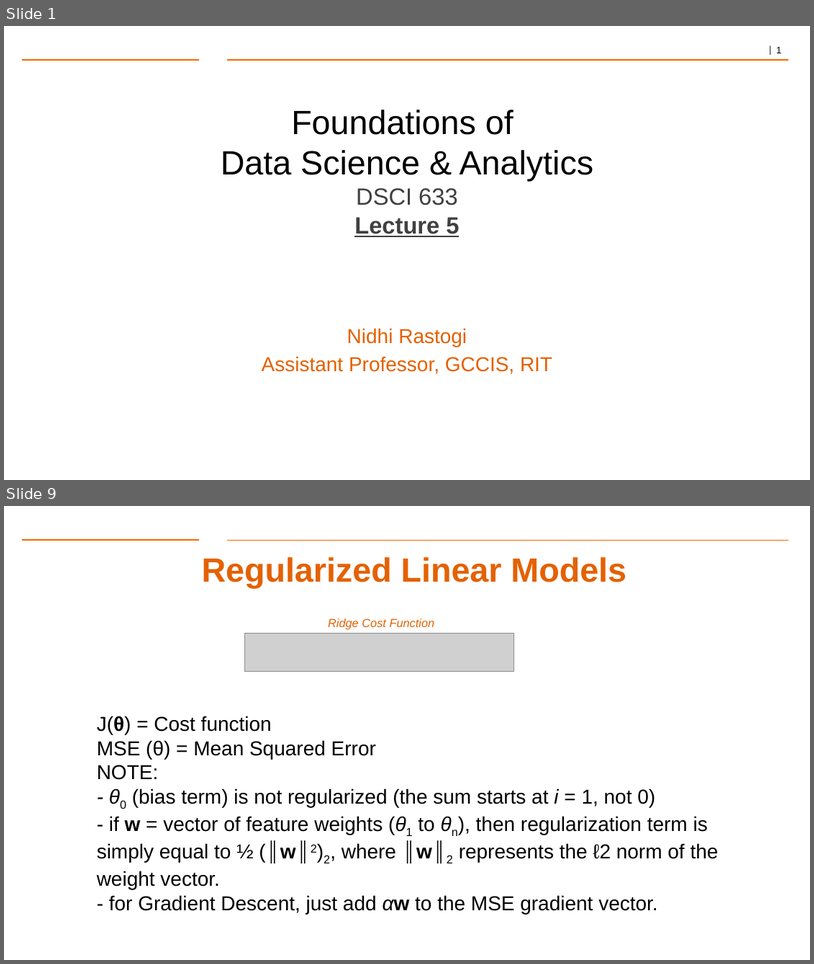
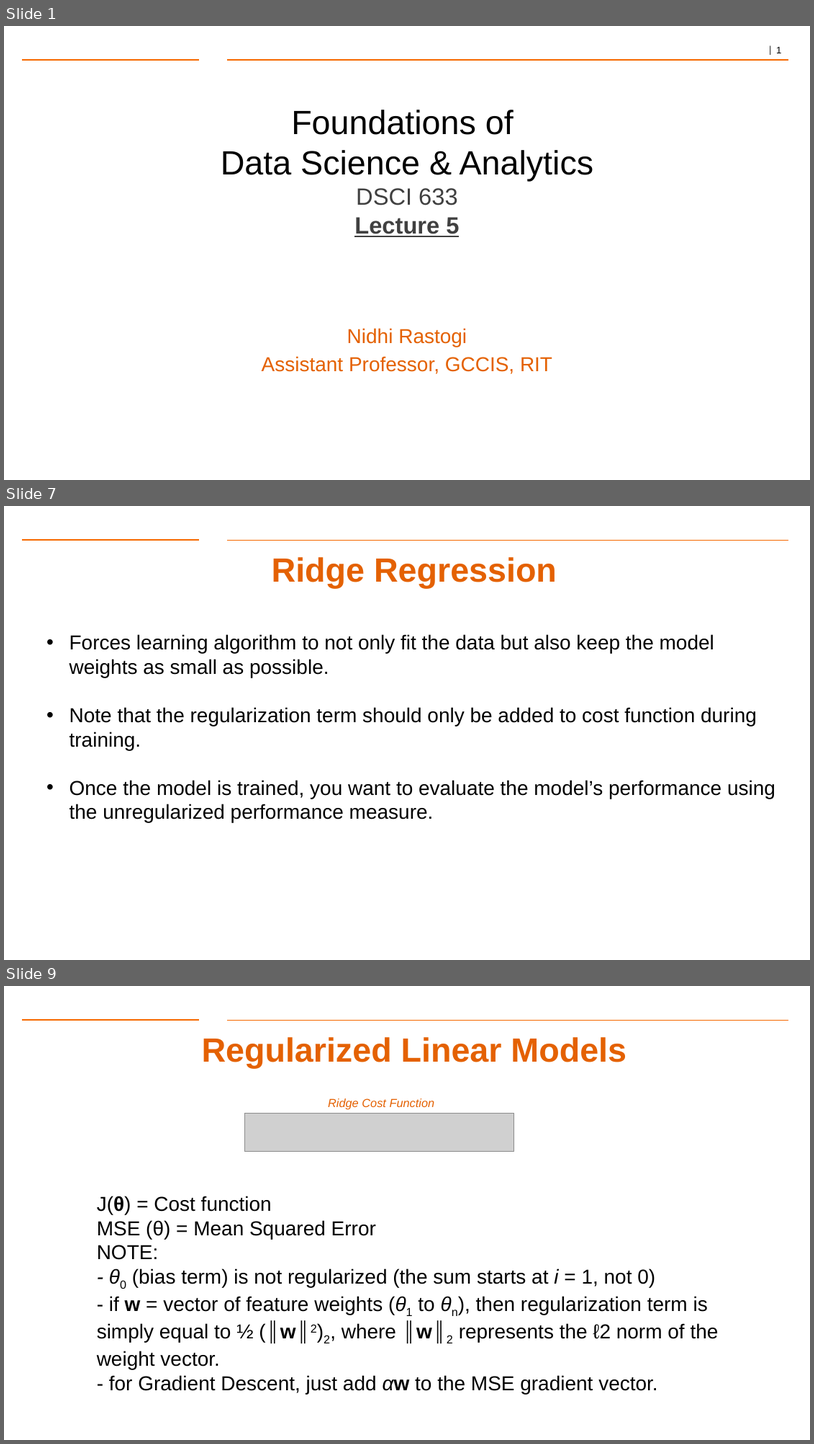
Before and after one commit to aiforsec/RIT-DSCI-633-FDS, a slide deck: Syllabus/Lecture05/Lec05.pptx. Shown one above the other, each under a label of ours: slides 1 and 9 before the commit, slides 1, 7 and 9 after it; the slides between them are not shown. The pictures are 814x964 and 814x1444 pixels, drawn with LibreOffice and Linux fonts; fonts in the diff are those of the drawing; grey boxes stand for pictures; background and template pictures are left out. Boxes give left, top, right and bottom in pixels: in the first picture for what was removed or moved away, otherwise in the second. Text is boxed around its words. In the diff, an @@ line names an element or a change of style, - is before the commit and + after.

```diff
--- a/Syllabus/Lecture05/Lec05.pptx
+++ b/Syllabus/Lecture05/Lec05.pptx
@@ slide 7 added at (4,506,810,960), background #FFFFFF; not listed: 2 template elements that a slide beside it also shows @@
@@ title added at (272,557,557,589), 40 pt, text #E46102, bold @@
+Ridge Regression
@@ text added at (70,634,776,823), 24 pt, text #000000 @@
+• Forces learning algorithm to not only fit the data but also keep the model weights as small as possible.
+• Note that the regularization term should only be added to cost function during training.
+• Once the model is trained, you want to evaluate the model’s performance using the unregularized performance measure.
```
Also in this commit, not shown: 7 slides changed, 3 other slides added, 2 slides removed, 2 other files.
